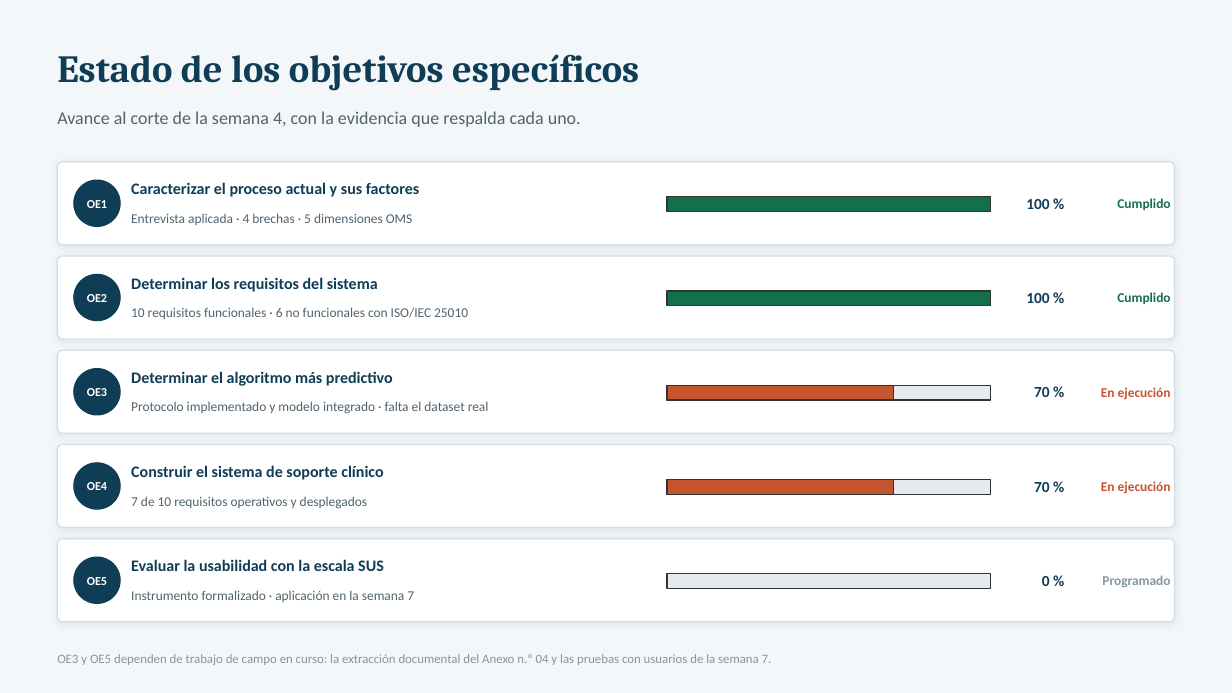
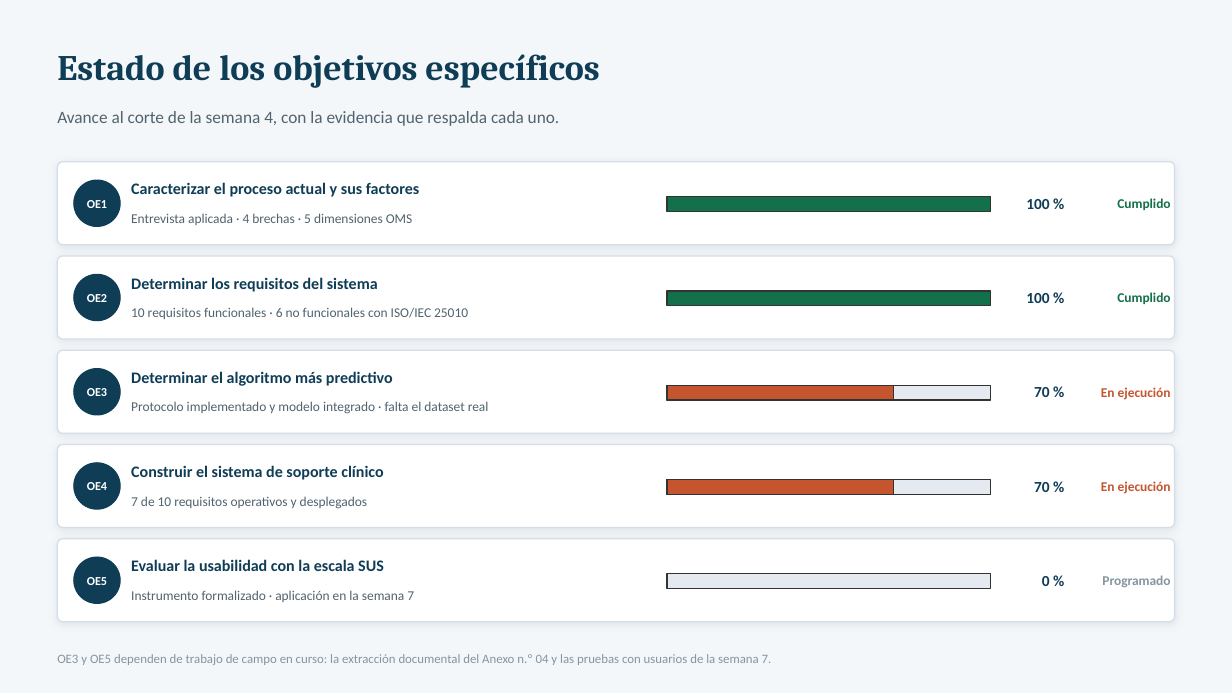
Before and after one commit to Leocix/sistema-soporte-clinico, a slide deck: slide 16 of documentacion/04_exposicion/Exposicion_50.pptx (slide 13 before the commit). Drawn at 1232x693 pixels with LibreOffice and Linux fonts; fonts in the diff are those of the drawing. Boxes give left, top, right and bottom in pixels: in the first picture for what was removed or moved away, otherwise in the second. Text is boxed around its words. In the diff, an @@ line names an element or a change of style, - is before the commit and + after.

```diff
--- a/documentacion/04_exposicion/Exposicion_50.pptx
+++ b/documentacion/04_exposicion/Exposicion_50.pptx
@@ text "Estado de los objetivos específicos" at box(57, 54, 599, 88): size 30 to 28 pt @@
@@ text "Avance al corte de la ..." at box(57, 111, 560, 126): size 14 to 13.5 pt @@
```
Also in this commit, not shown: 11 other slides changed, 3 slides added, 4 other files.
